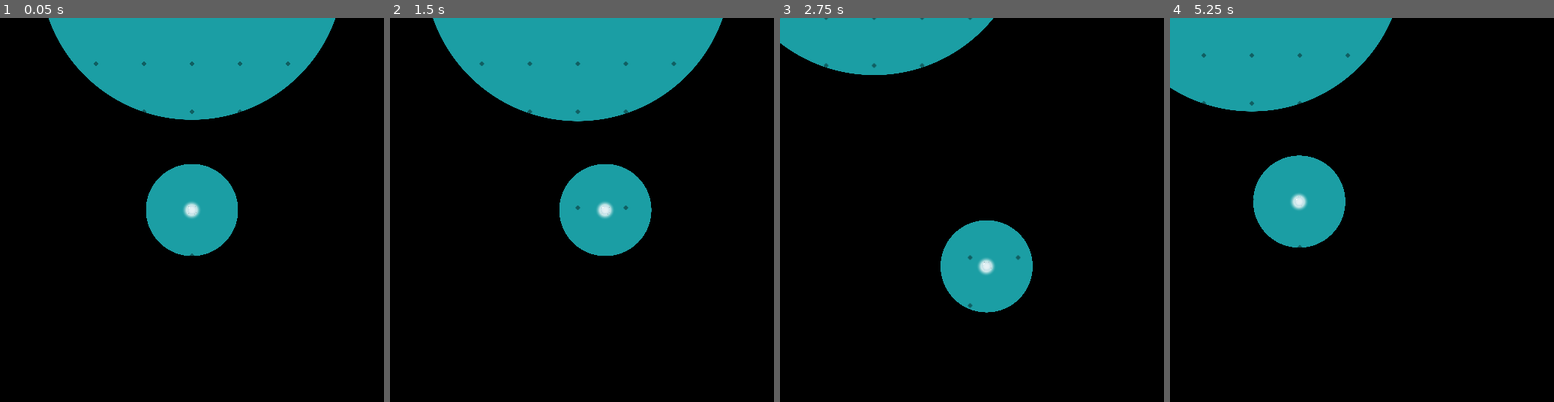
Above: before the commit, frames 1-4 (left to right).
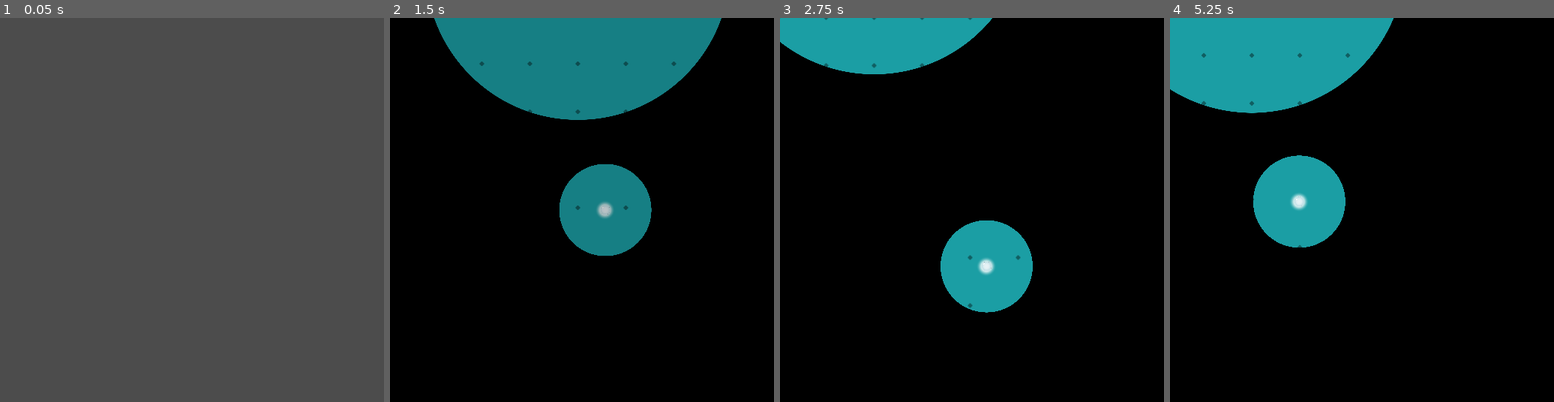
Above: after the commit, the same moments.

Repository: Disablak/Godot-Wild-Jam
Game: Godot game, scene res://Scenes/Main.tscn
The game is run twice, just before and just after one commit, with the same random seed, the same clock (stepped at 60 frames per second) and the same inputs. The engine's default icon, where the game draws it, is replaced by a stand-in: a white triangle on a blue panel in a dark square.
Inputs (mouse positions are in pixels of both pictures, inside the frame that each line leads up to):
- Up to frame 1 (0.05 s): no input
- Up to frame 2 (1.5 s): click "Continue" at 0.5 s; move the mouse to (666, 190) at 1.27 s; hold D (move_right) from 1.28 s (still down); tap Space (next_level) at 1.35 s; click (666, 190) at 1.42 s
- Up to frame 3 (2.75 s): move the mouse to (895, 229) at 2.02 s; release D (move_right) at 2.03 s; hold S (move_down) from 2.03 s (still down); tap Space (next_level) at 2.1 s
- Up to frame 4 (5.25 s): move the mouse to (1400, 125) at 2.77 s; release S (move_down) at 2.78 s; hold D (move_right) 2.78-3.53 s; tap Space (next_level) every 0.75 s from 2.85 to 5.1 s; move the mouse to (1342, 286) at 3.52 s; hold W (move_up) 3.53-4.28 s; click (1342, 286) at 3.67 s; move the mouse to (1477, 267) at 4.27 s; hold A (move_left) from 4.28 s (still down); move the mouse to (1246, 152) at 5.02 s

The runs differ from the first frame. In frame 1, 100% of the frame differs, in the area x 0-100%, y 0-100%; in frame 2, 19%; in frame 3, 0.1%; in frame 4, 0.3%.

Commit message:
up

Diff:
--- a/Scenes/GUIEndRound.tscn
+++ b/Scenes/GUIEndRound.tscn
@@ -32,7 +32,7 @@
 margin_top = 37.0
 margin_right = 512.0
 margin_bottom = 51.0
-text = "R-Restart Level"
+text = "R - Restart Level"
 align = 1
 valign = 1
 
@@ -40,7 +40,7 @@
 margin_top = 55.0
 margin_right = 512.0
 margin_bottom = 69.0
-text = "Scape - Next Level"
+text = "Space - Next Level"
 align = 1
 valign = 1
 
@@ -72,3 +72,5 @@
 valign = 1
 
 [node name="Tween" type="Tween" parent="."]
+
+[node name="Timer" type="Timer" parent="."]
--- a/Scenes/Main.tscn
+++ b/Scenes/Main.tscn
@@ -11,6 +11,7 @@
 [ext_resource path="res://Scenes/levels/LevelBasic6.tscn" type="PackedScene" id=9]
 [ext_resource path="res://Scripts/PauseActivator.gd" type="Script" id=10]
 [ext_resource path="res://Scenes/MainMenu.tscn" type="PackedScene" id=11]
+[ext_resource path="res://Scenes/GUIEndRound.tscn" type="PackedScene" id=12]
 
 [node name="Main" type="Node2D"]
 
@@ -23,7 +24,9 @@
 
 [node name="CanvasLayer" type="CanvasLayer" parent="."]
 
-[node name="Control" parent="CanvasLayer" instance=ExtResource( 11 )]
+[node name="MenuBetweenLevels" parent="CanvasLayer" instance=ExtResource( 12 )]
+
+[node name="MainMenu" parent="CanvasLayer" instance=ExtResource( 11 )]
 visible = false
 
 [node name="PauseActivator" type="Node" parent="."]
--- a/Scenes/levels/base/LevelEndUI.gd
+++ b/Scenes/levels/base/LevelEndUI.gd
@@ -11,6 +11,7 @@
 func _ready():
 	SignalBus.connect(SignalBus.level_comleted_name, self, "show")
 	SignalBus.connect(SignalBus.coin_took_name, self, "coin_collected")
+	SignalBus.connect(SignalBus.on_level_started_name, self, "on_level_started")
 
 
 func show():
@@ -31,9 +32,13 @@
 	coin_collected = true
 
 
+func on_level_started():
+	coin_collected = false
+	fade(false)
+
+
 func fade(enable):
-	if not enable:
-		$EndUI.visible = true
+	$EndUI.visible = false
 
 	var tween = $Tween
 	var color_start = Color( 0, 0, 0, 0 ) if enable else Color( 0, 0, 0, 1 )
@@ -43,7 +48,9 @@
 
 	tween.start()
 
-	yield (get_tree().create_timer( tween.get_runtime() ), "timeout")
+	var timer : Timer = $Timer
+	timer.start(tween.get_runtime())
+	yield (timer, "timeout")
 
 	if enable:
 		$EndUI.visible = true
--- a/Scripts/Level.gd
+++ b/Scripts/Level.gd
@@ -1,6 +1,7 @@
 extends Node
 
 export var playerDeathTimeout : float = 1.5
+
 var lights_can_destroy = []
 var need_keys_count
 
@@ -12,7 +13,9 @@
 
 	find_all_keys()
 	find_all_destroyable_lights()
+
 	SignalBus.connect(SignalBus.player_died_name, self, "onPlayerDiedSignal")
+	SignalBus.emit_signal(SignalBus.on_level_started_name)
 
 
 func _on_Finish_body_entered(body:Node):
--- a/Scripts/ScenesManager.gd
+++ b/Scripts/ScenesManager.gd
@@ -17,8 +17,8 @@
 	SignalBus.connect(SignalBus.level_comleted_name, self, "on_level_completed")
 	SignalBus.connect(SignalBus.reloadLevelName, self, "reloadScene")
 
-	if activeScene == null:
-		reloadScene()
+	#if activeScene == null:
+	#	reloadScene()
 
 
 func _process(delta):
--- a/Scripts/SignalBus.gd
+++ b/Scripts/SignalBus.gd
@@ -6,6 +6,9 @@
 
 export var player_died_name = "player_died"
 signal player_died
+
+export var on_level_started_name = "on_level_started"
+signal on_level_started
 
 export var reloadLevelName = "reloadLevel"
 signal reloadLevel
Not shown: 1 places in Scenes/Main.tscn that only renumber resources
